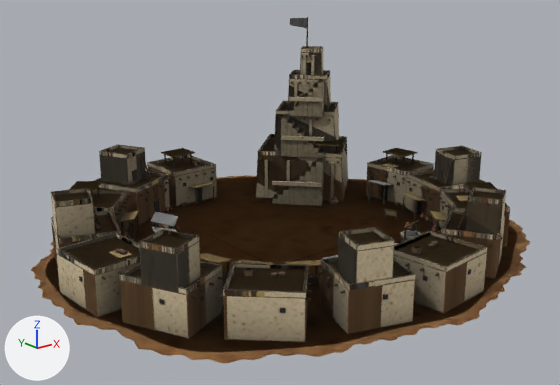
Two versions of the glTF model src/assets/map/towns/bronze-town-medium-a.glb, one commit apart.
Rendered twice from a camera (50 mm lens) standing at (-5.42, -6.7, 3.29) and looking at (-0.13, -0.1, 0.64). Lighting does not change. The marker at lower left points along +X, +Y and +Z. The first picture is the older version. Where no turn or scale is listed for an object, it has been applied to the vertices. Vertices at exactly the same position are counted once.
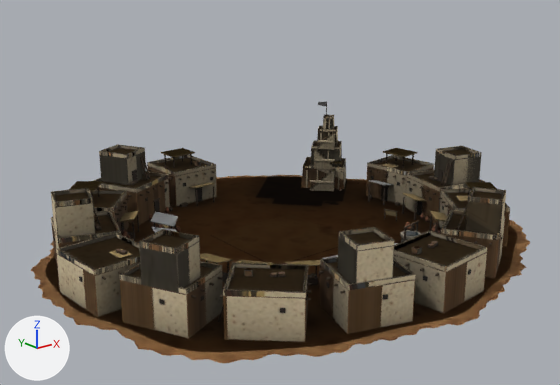
Changed parts and their boxes [x1, y1, x2, y2] in the pictures (560 x 385 px; the box of a moved part takes in the faces that stretch with it):
'Mesh_0', reshaped (24% shorter)
    before: [31, 17, 530, 363]
    after: [31, 101, 530, 363]
'Mesh_1', reshaped (23% shorter)
    before: [51, 46, 510, 342]
    after: [51, 115, 510, 342]
'Mesh_2', reshaped (not visible afterwards)
    before: [256, 141, 348, 201]
part 1 of me_mesh_0, moved or reshaped
    before: [256, 150, 348, 198]
    after: [317, 167, 346, 186]
part 2 of me_mesh_0, moved or reshaped
    before: [262, 137, 344, 154]
    after: [304, 158, 344, 167]
part 3 of me_mesh_0, moved or reshaped
    before: [259, 135, 346, 158]
    after: [303, 157, 346, 169]
part 4 of me_mesh_0, moved or reshaped
    before: [265, 160, 268, 198]
    after: [306, 170, 308, 188]
part 5 of me_mesh_0, moved or reshaped (not visible afterwards)
    before: [287, 160, 290, 181]
part 6 of me_mesh_0, moved or reshaped
    before: [330, 162, 334, 201]
    after: [338, 171, 340, 189]
part 7 of me_mesh_0, moved or reshaped (not visible afterwards)
    before: [275, 109, 339, 151]
part 8 of me_mesh_0, moved or reshaped
    before: [280, 103, 335, 112]
    after: [313, 142, 340, 147]
part 9 of me_mesh_0, moved or reshaped
    before: [276, 101, 338, 116]
    after: [311, 140, 342, 149]
part 10 of me_mesh_0, moved or reshaped
    before: [272, 17, 340, 206]
    after: [310, 101, 358, 191]
part 11 of me_mesh_0, moved or reshaped
    before: [216, 175, 257, 180]
    after: [216, 175, 296, 180]
part 12 of me_mesh_1, moved or reshaped
    before: [258, 134, 347, 158]
    after: [302, 158, 346, 189]
part 13 of me_mesh_1, moved or reshaped
    before: [274, 100, 339, 153]
    after: [310, 140, 342, 167]
part 14 of me_mesh_1, moved or reshaped
    before: [288, 70, 331, 112]
    after: [317, 126, 338, 147]
part 15 of me_mesh_1, moved or reshaped
    before: [300, 46, 323, 75]
    after: [323, 115, 334, 129]

Diff of the bpy script that builds the scene:
```diff
--- a/src/assets/map/towns/bronze-town-medium-a.glb.py
+++ b/src/assets/map/towns/bronze-town-medium-a.glb.py
@@ me_mesh_0 @@
-me_mesh_0.from_pydata(...)  # 14889 vertices, 26484 faces; spans x 0.0..5.92, y -5.6..0.0, z 0.0..2.4
+me_mesh_0.from_pydata(...)  # 14889 vertices, 26484 faces; spans x 0.0..5.92, y -5.6..0.0, z 0.0..1.22
+# me_mesh_0 part 1: the loose piece of 24 vertices spanning x 3.64..5.26, y -2.21..-0.6, z 0.03..0.63 is scaled about its middle by 0.506, then moved by (0.4, 0.0, -0.16)
+# me_mesh_0 part 2: the loose piece of 8 vertices spanning x 3.7..5.2, y -2.16..-0.65, z 0.63..0.64 is scaled about its middle by (0.506, 0.506, 0.485), then moved by (0.4, 0.0, -0.31)
+# me_mesh_0 part 3: the loose piece of 88 vertices spanning x 3.68..5.22, y -2.18..-0.63, z 0.63..0.68 is scaled about its middle by 0.506, then moved by (0.4, 0.0, -0.32)
+# me_mesh_0 part 4: the loose piece of 8 vertices spanning x 3.72..3.77, y -1.47..-1.43, z 0.03..0.57 is scaled about its middle by 0.507, then moved by (0.75, 0.02, -0.15)
+# me_mesh_0 part 5: the loose piece of 8 vertices spanning x 3.93..3.97, y -1.69..-1.64, z 0.03..0.57 is scaled about its middle by 0.507, then moved by (0.64, 0.13, -0.15)
+# me_mesh_0 part 6: the loose piece of 8 vertices spanning x 4.34..4.38, y -2.13..-2.08, z 0.03..0.57 is scaled about its middle by (0.509, 0.505, 0.506), then moved by (0.44, 0.35, -0.15)
+# me_mesh_0 part 7: the loose piece of 24 vertices spanning x 3.97..5.1, y -1.95..-0.81, z 0.63..1.15 is scaled about its middle by 0.506, then moved by (0.36, -0.01, -0.44)
+# me_mesh_0 part 8: the loose piece of 8 vertices spanning x 4.01..5.06, y -1.9..-0.86, z 1.15..1.16 is scaled about its middle by (0.506, 0.506, 0.485), then moved by (0.36, -0.01, -0.57)
+# me_mesh_0 part 9: the loose piece of 88 vertices spanning x 4.0..5.08, y -1.92..-0.84, z 1.15..1.2 is scaled about its middle by 0.506, then moved by (0.36, -0.01, -0.58)
+# me_mesh_0 part 10: 1017 of the vertices in x 3.63..5.16, y -2.29..-0.99, z 0.03..2.4 are scaled about their middle by 0.506, then moved by (0.43, 0.12, -0.6)
+# me_mesh_0 part 11: 6 of 14889 vertices moved; they spanned x 3.68..4.6, y -0.78..-0.23, z 0.03 and now span x 3.68..4.6, y -0.78..-0.23, z 0.03; mean shift (0.0, 0.0, 0.0); largest move (4.6, -0.78, 0.03) -> (3.68, -0.23, 0.03)
+# other edits to the shape of me_mesh_0 do not show in these pictures
 me_mesh_0.materials.append(mat_town)
@@ me_mesh_1 @@
-me_mesh_1.from_pydata(...)  # 2309 vertices, 3924 faces; spans x 0.0..5.92, y -5.6..0.0, z 0.0..2.4
+me_mesh_1.from_pydata(...)  # 2309 vertices, 3924 faces; spans x 0.0..5.92, y -5.6..0.0, z 0.0..1.22
+# me_mesh_1 part 12: the loose piece of 28 vertices spanning x 3.64..5.26, y -2.22..-0.59, z 0.03..0.68 is scaled about its middle by 0.506, then moved by (0.4, 0.0, -0.18)
+# me_mesh_1 part 13: the loose piece of 28 vertices spanning x 3.96..5.11, y -1.95..-0.81, z 0.63..1.2 is scaled about its middle by 0.506, then moved by (0.36, -0.01, -0.45)
+# me_mesh_1 part 14: the loose piece of 28 vertices spanning x 4.22..4.96, y -1.73..-0.99, z 1.15..1.66 is scaled about its middle by 0.506, then moved by (0.33, -0.02, -0.69)
+# me_mesh_1 part 15: the loose piece of 28 vertices spanning x 4.42..4.83, y -1.55..-1.14, z 1.61..2.0 is scaled about its middle by 0.506, then moved by (0.31, -0.03, -0.89)
+# other edits to the shape of me_mesh_1 do not show in these pictures
 me_mesh_1.materials.append(mat_town)
@@ me_mesh_2 @@
-me_mesh_2.from_pydata(...)  # 560 vertices, 838 faces; spans x 0.0..5.92, y -5.6..0.0, z 0.01..1.96
+me_mesh_2.from_pydata(...)  # 560 vertices, 838 faces; spans x 0.0..5.92, y -5.6..0.0, z 0.01..0.99
+# me_mesh_2 part 16: the loose piece of 8 vertices spanning x 3.64..5.26, y -2.22..-0.59, z 0.03..0.63 is scaled about its middle by 0.506, then moved by (0.4, 0.0, -0.16)
+# other edits to the shape of me_mesh_2 do not show in these pictures
 me_mesh_2.materials.append(mat_town)
```
